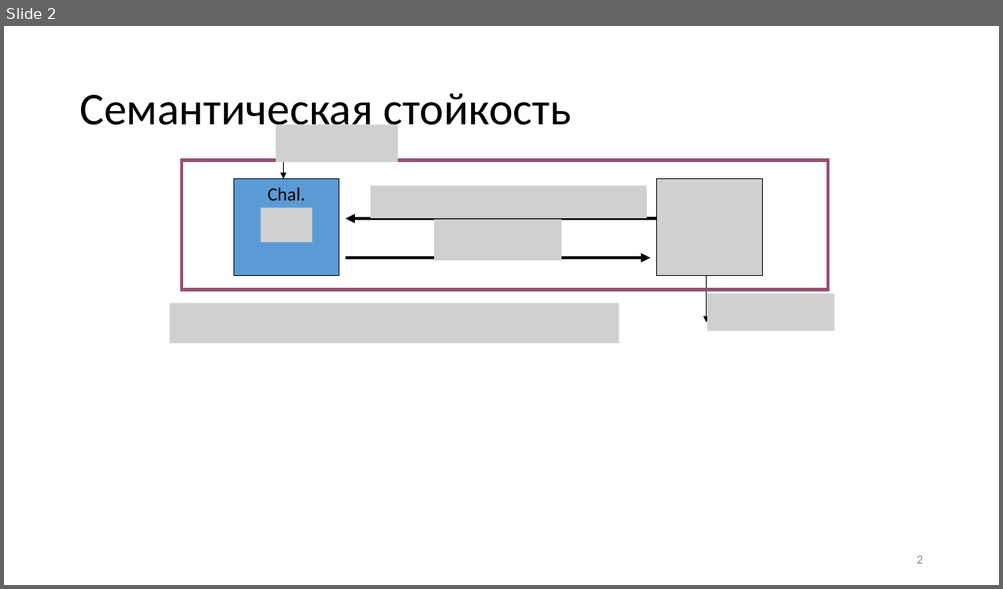
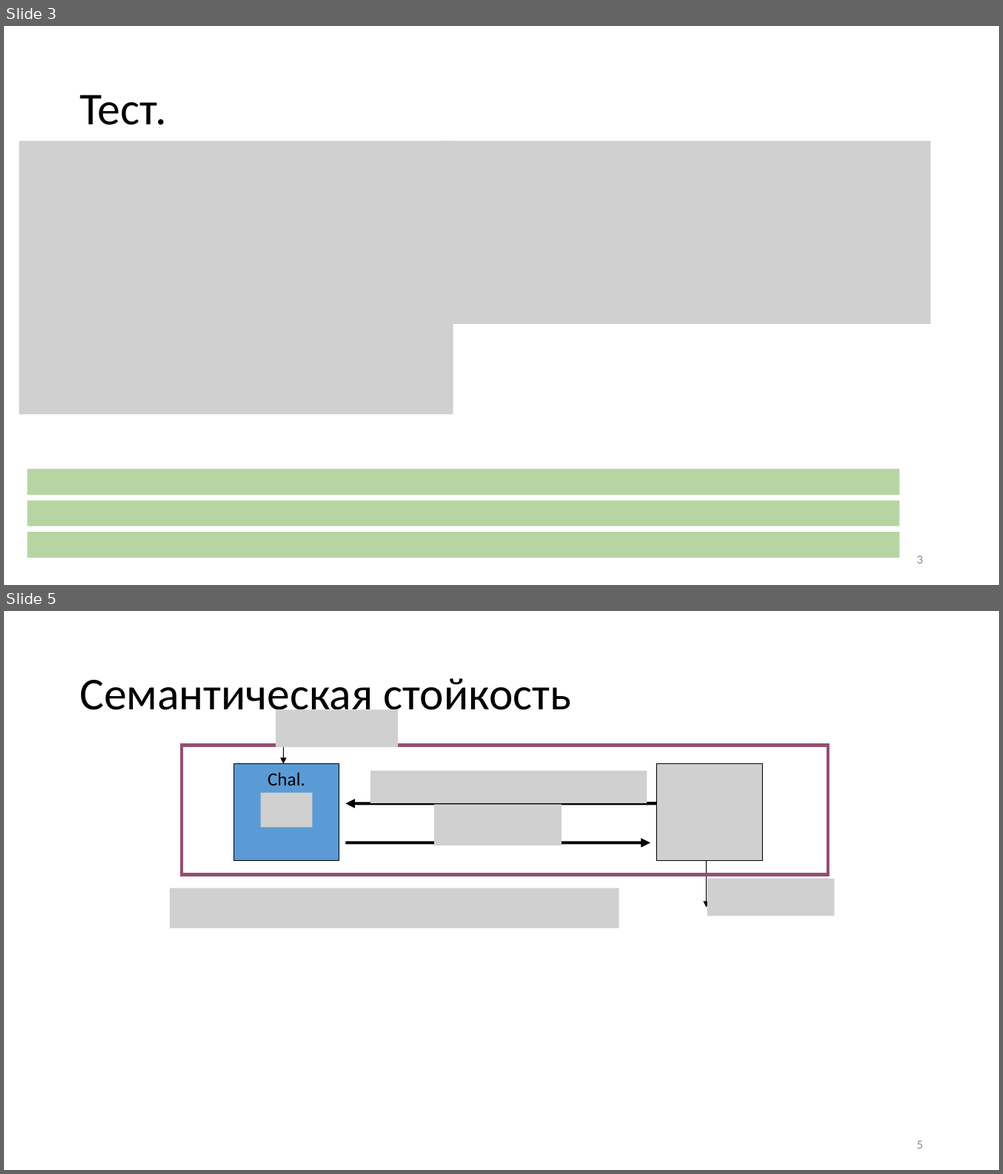
Before and after one commit to CryptoCourse/CryptoLectures, a slide deck: Lectures/Lecture2.pptx. Shown one above the other, each under a label of ours: slide 2 before the commit, slides 3 and 5 after it; the slides between them are not shown. The pictures are 1003x589 and 1003x1174 pixels, drawn with LibreOffice and Linux fonts; fonts in the diff are those of the drawing; grey boxes stand for pictures. Boxes give left, top, right and bottom in pixels: in the first picture for what was removed or moved away, otherwise in the second. Text is boxed around its words. In the diff, an @@ line names an element or a change of style, - is before the commit and + after.

```diff
--- a/Lectures/Lecture2.pptx
+++ b/Lectures/Lecture2.pptx
@@ slide 3 added at (x1=4, y1=26, x2=999, y2=585), background #FFFFFF @@
@@ title added at (x1=79, y1=95, x2=167, y2=125), 44 pt, text #000000 @@
+Тест.
@@ picture added at (x1=19, y1=141, x2=453, y2=414) @@
@@ picture added at (x1=441, y1=141, x2=930, y2=324) @@
@@ rectangle added at (x1=27, y1=469, x2=899, y2=495), fill #70AD47 at 50% opacity @@
@@ rectangle added at (x1=27, y1=500, x2=899, y2=527), fill #70AD47 at 50% opacity @@
@@ rectangle added at (x1=27, y1=533, x2=899, y2=559), fill #70AD47 at 50% opacity @@
@@ page number added at (x1=916, y1=556, x2=922, y2=564), 12 pt, text #8C8C8C @@
+3
@@ what was slide 2 is now slide 5 @@
@@ page number at (x1=916, y1=1141, x2=922, y2=1149): text changed @@
-2
+5
```
Also in this commit, not shown: 5 slides changed, 2 other slides added, 2 other files.
